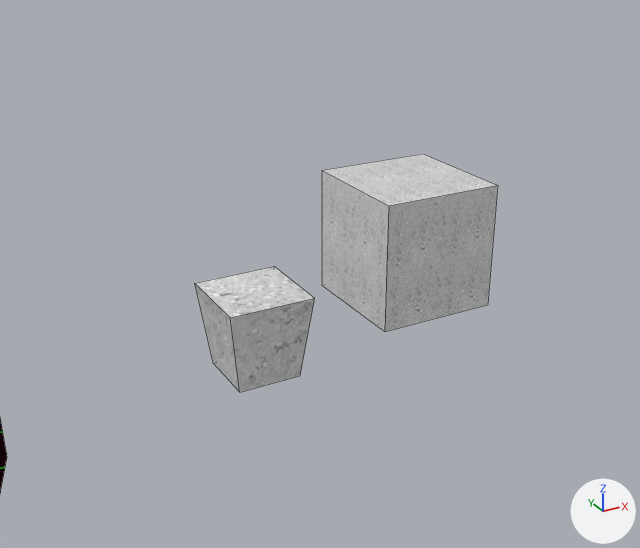
Before and after pictures for a commit that changed the Blender file Assets/World/W2L1/raw/w2l1_prefabs.blend.
Rendered twice from a 50 mm camera at (34.7, -65.5, 36.9) aimed at (74.6, 7.0, 0.7). Every picture has the same lights, and +X, +Y and +Z are marked at lower right. Mesh edges are drawn as thin lines.

The first picture shows 'MarbleTorchSconce', 'Part4_Pushblock'.
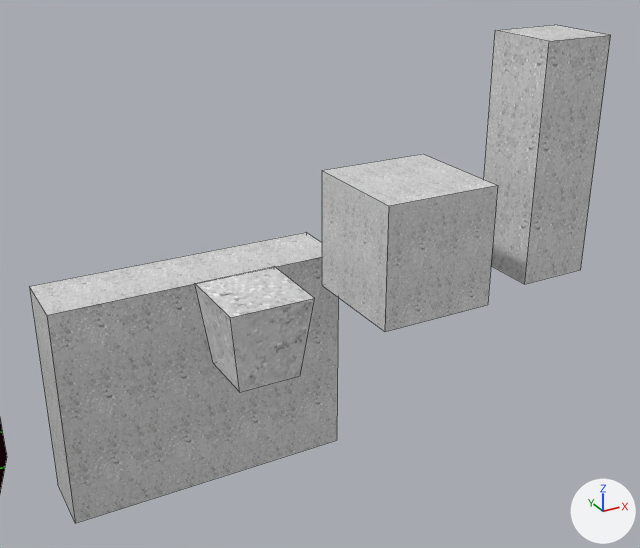
The change, as a list of edits to the scene's bpy script:
```text
Add img_whitebrick_png_003:
    img_whitebrick_png_003 = load_image('whitebrick.png.003', '../../Level3/Materials/Textures/whitebrick.png', 128, 128, 'sRGB')
Add img_whitebrick_png_002:
    img_whitebrick_png_002 = load_image('whitebrick.png.002', '../../Level3/Materials/Textures/whitebrick.png', 128, 128, 'sRGB')
Add mat_marble_003:
    mat_marble_003 = principled_material('Marble.003')
    mat_marble_003.texture = img_whitebrick_png_003
Add mat_marble_002:
    mat_marble_002 = principled_material('Marble.002')
    mat_marble_002.texture = img_whitebrick_png_002
Add me_plane_001:
    me_plane_001.from_pydata(...)  # a box spanning x -15.8..15.8, y -3.8..3.8, z -24.2..0.0
    me_plane_001.materials.append(mat_marble_003)  # picture img_whitebrick_png_003
Add me_plane_004:
    me_plane_004.from_pydata(...)  # a box spanning x -3.8..3.8, y -3.8..3.8, z 0.0..24.0
    me_plane_004.materials.append(mat_marble_002)  # picture img_whitebrick_png_002
Add ob_part6_movingceiling:
    ob_part6_movingceiling = bpy.data.objects.new('Part6_MovingCeiling', me_plane_001)
    ob_part6_movingceiling.location = (64.0, 16.0, 0.0)
Add ob_part5_movingfloor:
    ob_part5_movingfloor = bpy.data.objects.new('Part5_MovingFloor', me_plane_004)
    ob_part5_movingfloor.location = (96.0, 0.0, 0.0)
```

Location of each change, (x1, y1, x2, y2) in pixels of the pictures (640 x 548 px):
'Part6_MovingCeiling', added: after (29, 232, 338, 523)
'Part5_MovingFloor', added: after (484, 25, 611, 284)
